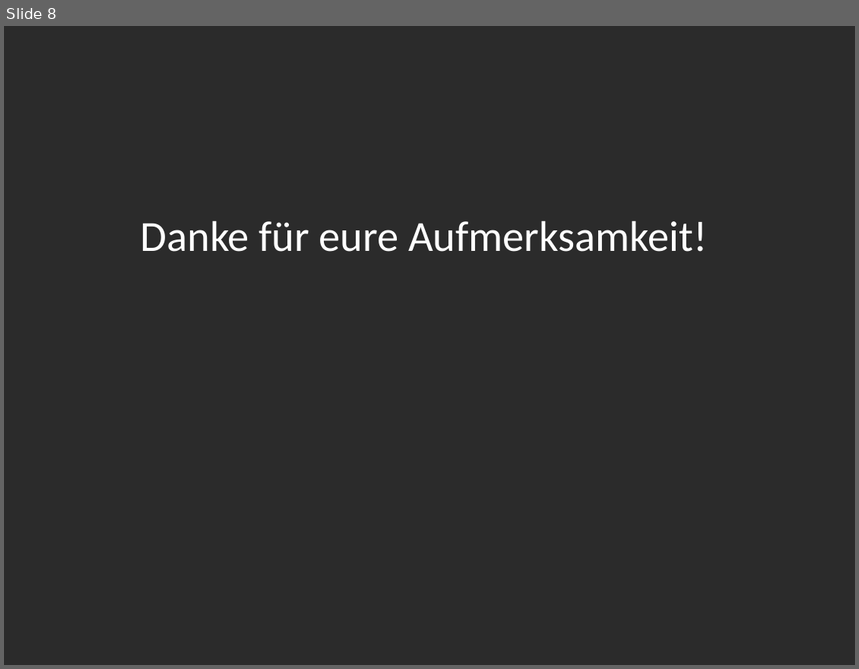
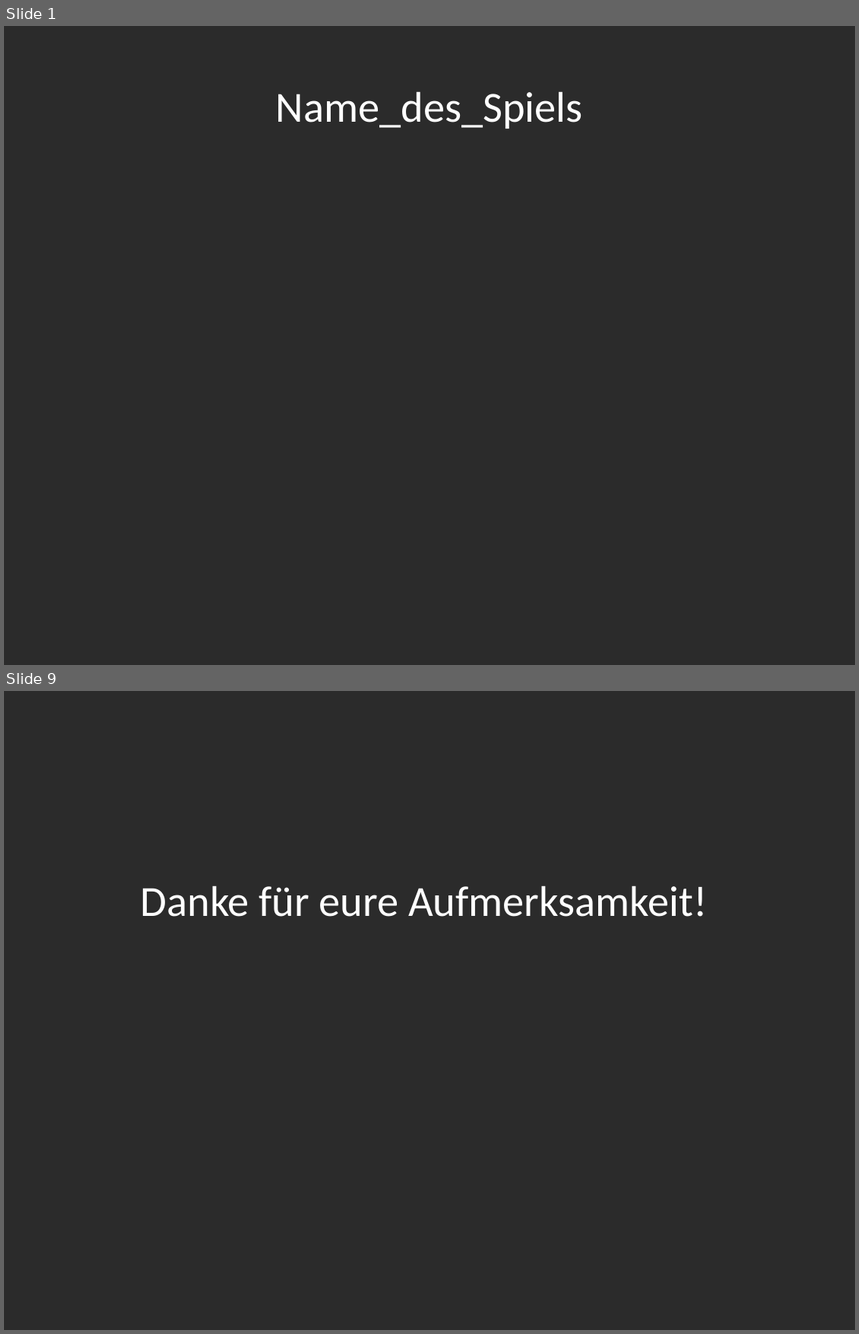
Before and after one commit to Rust-Mikrocontroller-Praktikum-2017/megamaertz, a slide deck: slides/slides.odp. Shown one above the other, each under a label of ours: slide 8 before the commit, slides 1 and 9 after it; the slides between them are not shown. The pictures are 859x669 and 859x1334 pixels, drawn with LibreOffice and Linux fonts; fonts in the diff are those of the drawing; background and template pictures are left out; a plain dark background stands for a picture behind light text. Boxes give left, top, right and bottom in pixels: in the first picture for what was removed or moved away, otherwise in the second. Text is boxed around its words. In the diff, an @@ line names an element or a change of style, - is before the commit and + after.

```diff
--- a/slides/slides.odp
+++ b/slides/slides.odp
@@ slide 1 added at <box>4,26,855,665</box>, background picture (left out) @@
@@ title added at <box>276,91,583,129</box>, 40 pt, text #FFFFFF @@
+Name_des_Spiels
@@ what was slide 8 is now slide 9 @@
```
Also in this commit, not shown: 4 slides changed, 3 other slides added, 3 slides removed, 1 other file.
